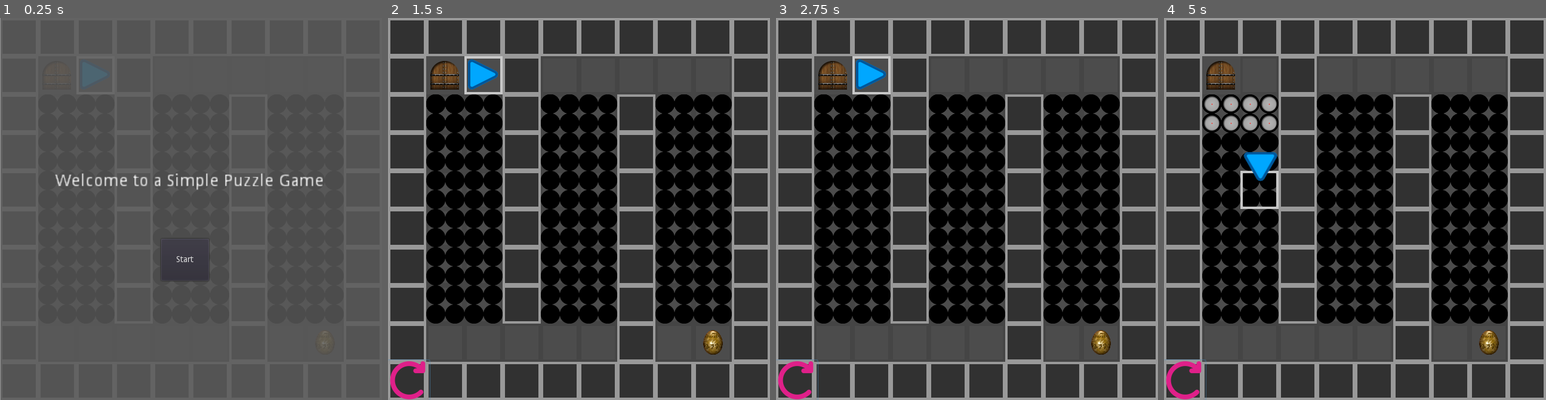
Above: before the commit, frames 1-4 (left to right).
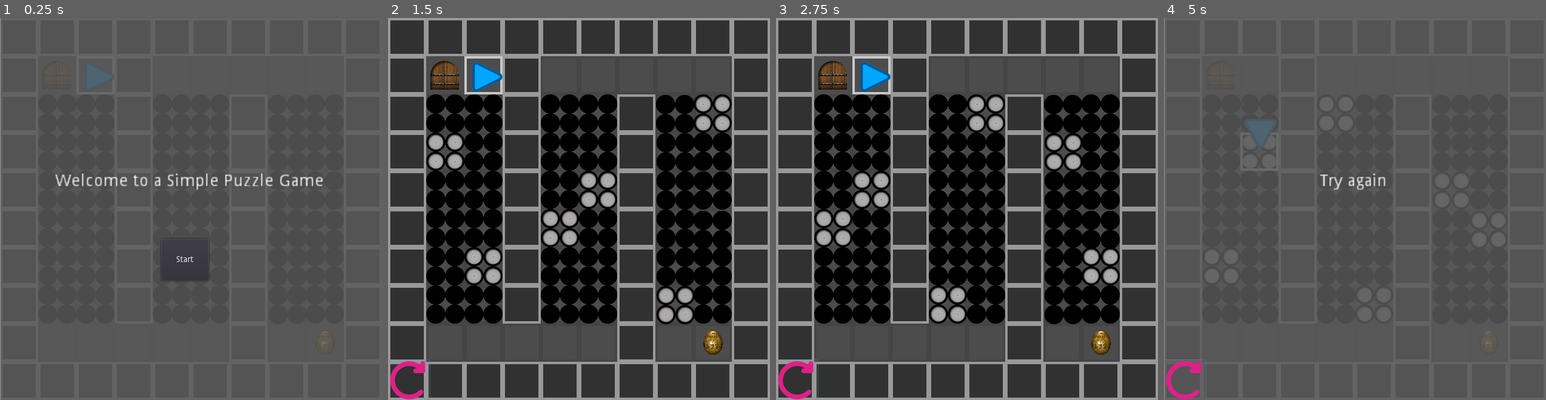
Above: after the commit, the same moments.

Repository: R4nKF1v3/minion2
Game: Godot game, scene res://Main.tscn
Two runs of this game, one before a commit and one after it. Both use one fixed random seed, a clock stepped at 60 frames per second and the inputs below.
Inputs (mouse positions are in pixels of both pictures, inside the frame that each line leads up to):
- Up to frame 1 (0.25 s): no input
- Up to frame 2 (1.5 s): click "Start" at 0.5 s; click (407, 380) at 1.25 s
- Up to frame 3 (2.75 s): click (795, 380) at 2 s
- Up to frame 4 (5 s): click (1183, 380) at 2.75 s; hold Right (ui_right) 3.53-4.28 s; hold Down (ui_down) from 4.28 s (still down)

The runs differ from the first frame. In frame 1, less than 0.1% of the frame differs, in the area x 21-30%, y 11-19%; in frame 2, 4.3%; in frame 3, 4.3%; in frame 4, 80%, in the area x 0-100%, y 0-100%.

Commit message:
level 1  y  5
level 1 modificado y 5 terminado

Diff:
--- a/Main.gd
+++ b/Main.gd
@@ -17,6 +17,7 @@
 	levels.push_back(preload("res://levels/Nivel02/Level02.tscn"))
 	levels.push_back(preload("res://levels/Nivel03/Level03.tscn"))
 	levels.push_back(preload("res://levels/Nivel04/Level04.tscn"))
+	levels.push_back(preload("res://levels/Nivel05/Level05.tscn"))
 	levels.push_back(preload("res://levels/EndCard/EndCard.tscn"))
 
 	current = levels.pop_front()
--- a/levels/Nivel01/Level01.tscn
+++ b/levels/Nivel01/Level01.tscn
@@ -8,7 +8,7 @@
 [ext_resource path="res://actors/player/Player.tscn" type="PackedScene" id=6]
 [ext_resource path="res://props/progress/WallOfFire/WallOfFire.tscn" type="PackedScene" id=7]
 
-[node name="Level01" index="0" instance=ExtResource( 1 )]
+[node name="Level01" instance=ExtResource( 1 )]
 
 [node name="Trophy" parent="Props" index="0" instance=ExtResource( 2 )]
 position = Vector2( 544, 544 )
@@ -18,348 +18,210 @@
 
 [node name="Node2D" type="Node2D" parent="Props" index="2"]
 
-[node name="FloorSpikes" parent="Props/Node2D" index="0" instance=ExtResource( 4 )]
-position = Vector2( 96, 160 )
-
-[node name="FloorSpikes2" parent="Props/Node2D" index="1" instance=ExtResource( 4 )]
-position = Vector2( 96, 160 )
-
-[node name="FloorSpikes3" parent="Props/Node2D" index="2" instance=ExtResource( 4 )]
+[node name="FloorSpikes3" parent="Props/Node2D" index="0" instance=ExtResource( 4 )]
 position = Vector2( 96, 160 )
 id = 1
 
-[node name="FloorSpikes4" parent="Props/Node2D" index="3" instance=ExtResource( 4 )]
-position = Vector2( 160, 160 )
+[node name="FloorSpikes4" parent="Props/Node2D" index="1" instance=ExtResource( 4 )]
+position = Vector2( 160, 480 )
 id = 1
 
-[node name="FloorSpikes5" parent="Props/Node2D" index="4" instance=ExtResource( 4 )]
+[node name="FloorSpikes5" parent="Props/Node2D" index="2" instance=ExtResource( 4 )]
 position = Vector2( 96, 224 )
 id = 2
 
-[node name="FloorSpikes6" parent="Props/Node2D" index="5" instance=ExtResource( 4 )]
-position = Vector2( 160, 224 )
+[node name="FloorSpikes6" parent="Props/Node2D" index="3" instance=ExtResource( 4 )]
+position = Vector2( 160, 416 )
 id = 2
 
-[node name="FloorSpikes7" parent="Props/Node2D" index="6" instance=ExtResource( 4 )]
+[node name="FloorSpikes7" parent="Props/Node2D" index="4" instance=ExtResource( 4 )]
 position = Vector2( 96, 288 )
 id = 3
 
-[node name="FloorSpikes8" parent="Props/Node2D" index="7" instance=ExtResource( 4 )]
-position = Vector2( 160, 288 )
+[node name="FloorSpikes8" parent="Props/Node2D" index="5" instance=ExtResource( 4 )]
+position = Vector2( 160, 352 )
 id = 3
 
-[node name="FloorSpikes9" parent="Props/Node2D" index="8" instance=ExtResource( 4 )]
+[node name="FloorSpikes9" parent="Props/Node2D" index="6" instance=ExtResource( 4 )]
 position = Vector2( 96, 352 )
 id = 4
 
-[node name="FloorSpikes10" parent="Props/Node2D" index="9" instance=ExtResource( 4 )]
-position = Vector2( 160, 352 )
+[node name="FloorSpikes10" parent="Props/Node2D" index="7" instance=ExtResource( 4 )]
+position = Vector2( 160, 288 )
 id = 4
 
-[node name="FloorSpikes11" parent="Props/Node2D" index="10" instance=ExtResource( 4 )]
+[node name="FloorSpikes11" parent="Props/Node2D" index="8" instance=ExtResource( 4 )]
 position = Vector2( 96, 416 )
 id = 5
 
-[node name="FloorSpikes12" parent="Props/Node2D" index="11" instance=ExtResource( 4 )]
-position = Vector2( 160, 416 )
+[node name="FloorSpikes12" parent="Props/Node2D" index="9" instance=ExtResource( 4 )]
+position = Vector2( 160, 224 )
 id = 5
 
-[node name="FloorSpikes13" parent="Props/Node2D" index="12" instance=ExtResource( 4 )]
+[node name="FloorSpikes13" parent="Props/Node2D" index="10" instance=ExtResource( 4 )]
 position = Vector2( 96, 480 )
 id = 6
 
-[node name="FloorSpikes14" parent="Props/Node2D" index="13" instance=ExtResource( 4 )]
-position = Vector2( 160, 480 )
+[node name="FloorSpikes14" parent="Props/Node2D" index="11" instance=ExtResource( 4 )]
+position = Vector2( 160, 160 )
 id = 6
 
-[node name="SequentialTrigger" parent="Props/Node2D" index="14" instance=ExtResource( 5 )]
-editor/display_folded = true
-position = Vector2( 96, 160 )
-elements_ids = [ 6, 0, 1, 2, 3, 4, 5 ]
+[node name="SequentialTrigger" parent="Props/Node2D" index="12" instance=ExtResource( 5 )]
+position = Vector2( 158.979, 97.4671 )
+elements_ids = [ 1, 2, 3, 4, 5, 6 ]
 toggle_ids = [ 1 ]
-delay_time = 0.4
+delay_time = 0.2
 
 [node name="Sprite" parent="Props/Node2D/SequentialTrigger" index="0"]
 visible = false
 
-[node name="SequentialTrigger2" parent="Props/Node2D" index="15" instance=ExtResource( 5 )]
-editor/display_folded = true
-position = Vector2( 160, 160 )
-elements_ids = [ 0, 1, 2, 3, 4, 5, 6 ]
-toggle_ids = [ 1 ]
-delay_time = 0.4
-
-[node name="Sprite" parent="Props/Node2D/SequentialTrigger2" index="0"]
-visible = false
-
-[node name="SequentialTrigger3" parent="Props/Node2D" index="16" instance=ExtResource( 5 )]
-editor/display_folded = true
-position = Vector2( 160, 480 )
-elements_ids = [ 0, 6, 5, 4, 3, 2, 1 ]
-id = 1
-toggle_ids = [ 0 ]
-delay_time = 0.4
-
-[node name="Sprite" parent="Props/Node2D/SequentialTrigger3" index="0"]
-visible = false
-
-[node name="SequentialTrigger4" parent="Props/Node2D" index="17" instance=ExtResource( 5 )]
-editor/display_folded = true
-position = Vector2( 96, 480 )
-elements_ids = [ 0, 6, 5, 4, 3, 2, 1 ]
-id = 1
-toggle_ids = [ 0 ]
-delay_time = 0.4
-
-[node name="Sprite" parent="Props/Node2D/SequentialTrigger4" index="0"]
-visible = false
+[node name="Area2D" parent="Props/Node2D/SequentialTrigger" index="1"]
+position = Vector2( 0, 0.101227 )
+
+[node name="CollisionShape2D" parent="Props/Node2D/SequentialTrigger/Area2D" index="0"]
+position = Vector2( -0.00419617, -0.0739441 )
 
 [node name="Node2D2" type="Node2D" parent="Props" index="3"]
 position = Vector2( 192, 0 )
-__meta__ = {
-"_edit_group_": true
-}
 
 [node name="FloorSpikes" parent="Props/Node2D2" index="0" instance=ExtResource( 4 )]
 position = Vector2( 96, 160 )
-id = 7
-
-[node name="FloorSpikes2" parent="Props/Node2D2" index="1" instance=ExtResource( 4 )]
-position = Vector2( 96, 160 )
-id = 7
-
-[node name="FloorSpikes3" parent="Props/Node2D2" index="2" instance=ExtResource( 4 )]
-position = Vector2( 96, 160 )
 id = 8
 
-[node name="FloorSpikes4" parent="Props/Node2D2" index="3" instance=ExtResource( 4 )]
-position = Vector2( 160, 160 )
+[node name="FloorSpikes4" parent="Props/Node2D2" index="1" instance=ExtResource( 4 )]
+position = Vector2( 160, 480 )
 id = 8
 
-[node name="FloorSpikes5" parent="Props/Node2D2" index="4" instance=ExtResource( 4 )]
+[node name="FloorSpikes5" parent="Props/Node2D2" index="2" instance=ExtResource( 4 )]
 position = Vector2( 96, 224 )
 id = 9
 
-[node name="FloorSpikes6" parent="Props/Node2D2" index="5" instance=ExtResource( 4 )]
-position = Vector2( 160, 224 )
+[node name="FloorSpikes6" parent="Props/Node2D2" index="3" instance=ExtResource( 4 )]
+position = Vector2( 160, 416 )
 id = 9
 
-[node name="FloorSpikes7" parent="Props/Node2D2" index="6" instance=ExtResource( 4 )]
+[node name="FloorSpikes7" parent="Props/Node2D2" index="4" instance=ExtResource( 4 )]
 position = Vector2( 96, 288 )
 id = 10
 
-[node name="FloorSpikes8" parent="Props/Node2D2" index="7" instance=ExtResource( 4 )]
-position = Vector2( 160, 288 )
+[node name="FloorSpikes8" parent="Props/Node2D2" index="5" instance=ExtResource( 4 )]
+position = Vector2( 160, 352 )
 id = 10
 
-[node name="FloorSpikes9" parent="Props/Node2D2" index="8" instance=ExtResource( 4 )]
+[node name="FloorSpikes9" parent="Props/Node2D2" index="6" instance=ExtResource( 4 )]
 position = Vector2( 96, 352 )
 id = 11
 
-[node name="FloorSpikes10" parent="Props/Node2D2" index="9" instance=ExtResource( 4 )]
-position = Vector2( 160, 352 )
+[node name="FloorSpikes10" parent="Props/Node2D2" index="7" instance=ExtResource( 4 )]
+position = Vector2( 160, 288 )
 id = 11
 
-[node name="FloorSpikes11" parent="Props/Node2D2" index="10" instance=ExtResource( 4 )]
+[node name="FloorSpikes11" parent="Props/Node2D2" index="8" instance=ExtResource( 4 )]
 position = Vector2( 96, 416 )
 id = 12
 
-[node name="FloorSpikes12" parent="Props/Node2D2" index="11" instance=ExtResource( 4 )]
-position = Vector2( 160, 416 )
+[node name="FloorSpikes12" parent="Props/Node2D2" index="9" instance=ExtResource( 4 )]
+position = Vector2( 160, 224 )
 id = 12
 
-[node name="FloorSpikes13" parent="Props/Node2D2" index="12" instance=ExtResource( 4 )]
+[node name="FloorSpikes13" parent="Props/Node2D2" index="10" instance=ExtResource( 4 )]
 position = Vector2( 96, 480 )
 id = 13
 
-[node name="FloorSpikes14" parent="Props/Node2D2" index="13" instance=ExtResource( 4 )]
-position = Vector2( 160, 480 )
+[node name="FloorSpikes14" parent="Props/Node2D2" index="11" instance=ExtResource( 4 )]
+position = Vector2( 160, 160 )
 id = 13
 
-[node name="SequentialTrigger" parent="Props/Node2D2" index="14" instance=ExtResource( 5 )]
+[node name="SequentialTrigger" parent="Props/Node2D2" index="12" instance=ExtResource( 5 )]
 editor/display_folded = true
-position = Vector2( 96, 160 )
-elements_ids = [ 13, 7, 8, 9, 10, 11, 12 ]
+position = Vector2( -32.1299, 97.3748 )
+elements_ids = [ 10, 11, 12, 13, 8, 9 ]
 id = 2
 toggle_ids = [ 3 ]
-delay_time = 0.4
+delay_time = 0.2
 
 [node name="Sprite" parent="Props/Node2D2/SequentialTrigger" index="0"]
 visible = false
 
-[node name="SequentialTrigger2" parent="Props/Node2D2" index="15" instance=ExtResource( 5 )]
+[node name="CollisionShape2D" parent="Props/Node2D2/SequentialTrigger/Area2D" index="0"]
+position = Vector2( -0.0631409, -0.0786743 )
+
+[node name="Node2D3" type="Node2D" parent="Props" index="4"]
+position = Vector2( 385.715, 0.857361 )
+
+[node name="FloorSpikes" parent="Props/Node2D3" index="0" instance=ExtResource( 4 )]
+position = Vector2( 95.1426, 160 )
+id = 14
+
+[node name="FloorSpikes4" parent="Props/Node2D3" index="1" instance=ExtResource( 4 )]
+position = Vector2( 158.285, 479.143 )
+id = 14
+
+[node name="FloorSpikes5" parent="Props/Node2D3" index="2" instance=ExtResource( 4 )]
+position = Vector2( 96, 224 )
+id = 15
+
+[node name="FloorSpikes6" parent="Props/Node2D3" index="3" instance=ExtResource( 4 )]
+position = Vector2( 158.285, 415.143 )
+id = 15
+
+[node name="FloorSpikes7" parent="Props/Node2D3" index="4" instance=ExtResource( 4 )]
+position = Vector2( 96, 288 )
+id = 16
+
+[node name="FloorSpikes8" parent="Props/Node2D3" index="5" instance=ExtResource( 4 )]
+position = Vector2( 158.285, 354.018 )
+id = 16
+
+[node name="FloorSpikes9" parent="Props/Node2D3" index="6" instance=ExtResource( 4 )]
+position = Vector2( 96, 352 )
+id = 17
+
+[node name="FloorSpikes10" parent="Props/Node2D3" index="7" instance=ExtResource( 4 )]
+position = Vector2( 158.285, 288 )
+id = 17
+
+[node name="FloorSpikes11" parent="Props/Node2D3" index="8" instance=ExtResource( 4 )]
+position = Vector2( 96, 416 )
+id = 18
+
+[node name="FloorSpikes12" parent="Props/Node2D3" index="9" instance=ExtResource( 4 )]
+position = Vector2( 158.285, 223.143 )
+id = 18
+
+[node name="FloorSpikes13" parent="Props/Node2D3" index="10" instance=ExtResource( 4 )]
+position = Vector2( 96, 480 )
+id = 19
+
+[node name="FloorSpikes14" parent="Props/Node2D3" index="11" instance=ExtResource( 4 )]
+position = Vector2( 158.285, 159.143 )
+id = 19
+
+[node name="SequentialTrigger" parent="Props/Node2D3" index="12" instance=ExtResource( 5 )]
 editor/display_folded = true
-position = Vector2( 160, 160 )
-elements_ids = [ 13, 7, 8, 9, 10, 11, 12 ]
-id = 2
-toggle_ids = [ 3 ]
-delay_time = 0.4
-
-[node name="Sprite" parent="Props/Node2D2/SequentialTrigger2" index="0"]
-visible = false
-
-[node name="SequentialTrigger3" parent="Props/Node2D2" index="16" instance=ExtResource( 5 )]
-editor/display_folded = true
-position = Vector2( 160, 480 )
-elements_ids = [ 7, 13, 12, 11, 10, 9, 8 ]
-id = 3
-toggle_ids = [ 2 ]
-delay_time = 0.4
-
-[node name="Sprite" parent="Props/Node2D2/SequentialTrigger3" index="0"]
-visible = false
-
-[node name="SequentialTrigger4" parent="Props/Node2D2" index="17" instance=ExtResource( 5 )]
-editor/display_folded = true
-position = Vector2( 96, 480 )
-elements_ids = [ 7, 13, 12, 11, 10, 9, 8 ]
-id = 3
-toggle_ids = [ 2 ]
-delay_time = 0.4
-
-[node name="Sprite" parent="Props/Node2D2/SequentialTrigger4" index="0"]
-visible = false
-
-[node name="Node2D3" type="Node2D" parent="Props" index="4"]
-position = Vector2( 384, 0 )
-__meta__ = {
-"_edit_group_": true
-}
-
-[node name="FloorSpikes" parent="Props/Node2D3" index="0" instance=ExtResource( 4 )]
-position = Vector2( 96, 160 )
-id = 14
-
-[node name="FloorSpikes2" parent="Props/Node2D3" index="1" instance=ExtResource( 4 )]
-position = Vector2( 96, 160 )
-id = 14
-
-[node name="FloorSpikes3" parent="Props/Node2D3" index="2" instance=ExtResource( 4 )]
-position = Vector2( 96, 160 )
-id = 15
-
-[node name="FloorSpikes4" parent="Props/Node2D3" index="3" instance=ExtResource( 4 )]
-position = Vector2( 160, 160 )
-id = 15
-
-[node name="FloorSpikes5" parent="Props/Node2D3" index="4" instance=ExtResource( 4 )]
-position = Vector2( 96, 224 )
-id = 16
-
-[node name="FloorSpikes6" parent="Props/Node2D3" index="5" instance=ExtResource( 4 )]
-position = Vector2( 160, 224 )
-id = 16
-
-[node name="FloorSpikes7" parent="Props/Node2D3" index="6" instance=ExtResource( 4 )]
-position = Vector2( 96, 288 )
-id = 17
-
-[node name="FloorSpikes8" parent="Props/Node2D3" index="7" instance=ExtResource( 4 )]
-position = Vector2( 160, 288 )
-id = 17
-
-[node name="FloorSpikes9" parent="Props/Node2D3" index="8" instance=ExtResource( 4 )]
-position = Vector2( 96, 352 )
-id = 18
-
-[node name="FloorSpikes10" parent="Props/Node2D3" index="9" instance=ExtResource( 4 )]
-position = Vector2( 160, 352 )
-id = 18
-
-[node name="FloorSpikes11" parent="Props/Node2D3" index="10" instance=ExtResource( 4 )]
-position = Vector2( 96, 416 )
-id = 19
-
-[node name="FloorSpikes12" parent="Props/Node2D3" index="11" instance=ExtResource( 4 )]
-position = Vector2( 160, 416 )
-id = 19
-
-[node name="FloorSpikes13" parent="Props/Node2D3" index="12" instance=ExtResource( 4 )]
-position = Vector2( 96, 480 )
-id = 20
-
-[node name="FloorSpikes14" parent="Props/Node2D3" index="13" instance=ExtResource( 4 )]
-position = Vector2( 160, 480 )
-id = 20
-
-[node name="SequentialTrigger" parent="Props/Node2D3" index="14" instance=ExtResource( 5 )]
-editor/display_folded = true
-position = Vector2( 96, 160 )
-elements_ids = [ 20, 14, 15, 16, 17, 18, 19 ]
+position = Vector2( -226.373, 94.8395 )
+elements_ids = [ 18, 19, 14, 15, 16, 17 ]
 id = 4
-toggle_ids = [ 5 ]
-delay_time = 0.4
+delay_time = 0.2
 
 [node name="Sprite" parent="Props/Node2D3/SequentialTrigger" index="0"]
 visible = false
 
-[node name="SequentialTrigger2" parent="Props/Node2D3" index="15" instance=ExtResource( 5 )]
-editor/display_folded = true
-position = Vector2( 160, 160 )
-elements_ids = [ 20, 14, 15, 16, 17, 18, 19 ]
-id = 4
-toggle_ids = [ 5 ]
-delay_time = 0.4
-
-[node name="Sprite" parent="Props/Node2D3/SequentialTrigger2" index="0"]
-visible = false
-
-[node name="SequentialTrigger3" parent="Props/Node2D3" index="16" instance=ExtResource( 5 )]
-editor/display_folded = true
-position = Vector2( 160, 480 )
-elements_ids = [ 14, 20, 19, 18, 17, 16, 15 ]
-id = 5
-toggle_ids = [ 4 ]
-delay_time = 0.4
-
-[node name="Sprite" parent="Props/Node2D3/SequentialTrigger3" index="0"]
-visible = false
-
-[node name="SequentialTrigger4" parent="Props/Node2D3" index="17" instance=ExtResource( 5 )]
-position = Vector2( 96, 480 )
-elements_ids = [ 14, 20, 19, 18, 17, 16, 15 ]
-id = 5
-toggle_ids = [ 4 ]
-delay_time = 0.4
-
-[node name="Sprite" parent="Props/Node2D3/SequentialTrigger4" index="0"]
-visible = false
-
 [node name="Grid" parent="." index="2"]
-editor/display_folded = true
 tile_data = PoolIntArray( 0, 1, 0, 1, 1, 0, 2, 1, 0, 3, 1, 0, 4, 1, 0, 5, 1, 0, 6, 1, 0, 7, 1, 0, 8, 1, 0, 9, 1, 0, 655 …(554 unchanged characters)…
 
 [node name="Player" parent="Grid" index="0" instance=ExtResource( 6 )]
-position = Vector2( 160, 96 )
+position = Vector2( 167.513, 100.144 )
 
 [node name="AboveProps" parent="." index="3"]
-editor/display_folded = true
 position = Vector2( 0, 64 )
 
 [node name="WallOfFire" parent="AboveProps" index="0" instance=ExtResource( 7 )]
 position = Vector2( 704, -49 )
-speed = 60
+speed = 45
 
 [editable path="Props/Node2D/SequentialTrigger"]
 
-[editable path="Props/Node2D/SequentialTrigger2"]
-
-[editable path="Props/Node2D/SequentialTrigger3"]
-
-[editable path="Props/Node2D/SequentialTrigger4"]
-
 [editable path="Props/Node2D2/SequentialTrigger"]
 
-[editable path="Props/Node2D2/SequentialTrigger2"]
-
-[editable path="Props/Node2D2/SequentialTrigger3"]
-
-[editable path="Props/Node2D2/SequentialTrigger4"]
-
 [editable path="Props/Node2D3/SequentialTrigger"]
-
-[editable path="Props/Node2D3/SequentialTrigger2"]
-
-[editable path="Props/Node2D3/SequentialTrigger3"]
-
-[editable path="Props/Node2D3/SequentialTrigger4"]
--- a/levels/Nivel05/Level05.tscn
+++ b/levels/Nivel05/Level05.tscn
@@ -9,6 +9,7 @@
 [ext_resource path="res://actors/player/Player.tscn" type="PackedScene" id=7]
 [ext_resource path="res://actors/box/Box.tscn" type="PackedScene" id=8]
 [ext_resource path="res://props/receivers/WallToggler/WallToggler.tscn" type="PackedScene" id=9]
+[ext_resource path="res://props/progress/WallOfFire/WallOfFire.tscn" type="PackedScene" id=10]
 
 [node name="Level05" index="0" instance=ExtResource( 1 )]
 
@@ -75,68 +76,90 @@
 
 [node name="FloorSpikes16" parent="Props/Clavos" index="15" instance=ExtResource( 3 )]
 position = Vector2( 224, 96 )
-id = 2
 
 [node name="FloorSpikes17" parent="Props/Clavos" index="16" instance=ExtResource( 3 )]
 position = Vector2( 160, 96 )
-
-[node name="FloorSpikes19" parent="Props/Clavos" index="17" instance=ExtResource( 3 )]
-position = Vector2( 480, 416 )
+id = 2
 
 [node name="SequentialTrigger" parent="Props" index="2" instance=ExtResource( 4 )]
 editor/display_folded = true
-position = Vector2( 96, 480 )
-elements_ids = [ 0, 1, 2 ]
+position = Vector2( 96, 544 )
+elements_ids = [ 1, 2, 0 ]
+id = 31
+toggle_ids = [ 32 ]
+delay_time = 0.5
 
 [node name="Sprite" parent="Props/SequentialTrigger" index="0"]
 visible = false
 
 [node name="SequentialTrigger2" parent="Props" index="3" instance=ExtResource( 4 )]
 editor/display_folded = true
+position = Vector2( 160, 96 )
+elements_ids = [ 0, 1, 2 ]
+id = 31
+toggle_ids = [ 32 ]
+delay_time = 0.5
+
+[node name="Sprite" parent="Props/SequentialTrigger2" index="0"]
 visible = false
-position = Vector2( 96, 96 )
-elements_ids = [ 0, 1, 2 ]
-
-[node name="SequentialTrigger3" parent="Props" index="4" instance=ExtResource( 4 )]
-editor/display_folded = true
-position = Vector2( 480, 416 )
-elements_ids = [ 2, 1, 0 ]
-
-[node name="Sprite" parent="Props/SequentialTrigger3" index="0"]
+
+[node name="SequentialTrigger5" parent="Props" index="4" instance=ExtResource( 4 )]
+editor/display_folded = true
+position = Vector2( 480, 160 )
+elements_ids = [ 0, 2, 1 ]
+id = 32
+toggle_ids = [ 31 ]
+delay_time = 0.5
+
+[node name="Sprite" parent="Props/SequentialTrigger5" index="0"]
 visible = false
 
-[node name="SequentialTrigger4" parent="Props" index="5" instance=ExtResource( 4 )]
-editor/display_folded = true
-position = Vector2( 480, 160 )
-elements_ids = [ 2, 1, 0 ]
-
-[node name="Sprite" parent="Props/SequentialTrigger4" index="0"]
-visible = false
-
-[node name="Trophy" parent="Props" index="6" instance=ExtResource( 5 )]
+[node name="Trophy" parent="Props" index="5" instance=ExtResource( 5 )]
 position = Vector2( 416, 96 )
 
-[node name="HoldingButton" parent="Props" index="7" instance=ExtResource( 6 )]
+[node name="HoldingButton" parent="Props" index="6" instance=ExtResource( 6 )]
 position = Vector2( 544, 96 )
-
-[node name="HoldingButton2" parent="Props" index="8" instance=ExtResource( 6 )]
+elements_ids = [ 10 ]
+
+[node name="HoldingButton2" parent="Props" index="7" instance=ExtResource( 6 )]
 position = Vector2( 416, 544 )
-
-[node name="HoldingButton3" parent="Props" index="9" instance=ExtResource( 6 )]
+elements_ids = [ 17 ]
+
+[node name="HoldingButton3" parent="Props" index="8" instance=ExtResource( 6 )]
 position = Vector2( 352, 544 )
-
-[node name="HoldingButton4" parent="Props" index="10" instance=ExtResource( 6 )]
+elements_ids = [ 19 ]
+
+[node name="HoldingButton4" parent="Props" index="9" instance=ExtResource( 6 )]
 position = Vector2( 224, 544 )
-
-[node name="HoldingButton5" parent="Props" index="11" instance=ExtResource( 6 )]
+elements_ids = [ 15, 19 ]
+
+[node name="HoldingButton5" parent="Props" index="10" instance=ExtResource( 6 )]
 position = Vector2( 96, 224 )
-
-[node name="HoldingButton6" parent="Props" index="12" instance=ExtResource( 6 )]
+elements_ids = [ 10, 18 ]
+
+[node name="HoldingButton6" parent="Props" index="11" instance=ExtResource( 6 )]
 position = Vector2( 352, 224 )
+elements_ids = [ 14, 19 ]
+
+[node name="HoldingButton7" parent="Props" index="12" instance=ExtResource( 6 )]
+position = Vector2( 544, 352 )
+elements_ids = [ 15 ]
+
+[node name="HoldingButton8" parent="Props" index="13" instance=ExtResource( 6 )]
+position = Vector2( 544, 544 )
+elements_ids = [ 18 ]
+
+[node name="HoldingButton9" parent="Props" index="14" instance=ExtResource( 6 )]
+position = Vector2( 544, 480 )
+elements_ids = [ 18, 10 ]
+
+[node name="HoldingButton10" parent="Props" index="15" instance=ExtResource( 6 )]
+position = Vector2( 352, 160 )
+elements_ids = [ 17 ]
 
 [node name="Grid" parent="." index="2"]
 editor/display_folded = true
-tile_data = PoolIntArray( 0, 1, 0, 1, 1, 0, 2, 1, 0, 3, 1, 0 …(114 unchanged characters)… , 1, 0, 131074, 1, 0, 131076, 1, 0, 131077, 1, 0, 131080, 1, 0, 131081, 1, 0, 196608, 1, 0, 196610, 1, 0, 196612, 1, 0, 1966 …(514 unchanged characters)…
+tile_data = PoolIntArray( 0, 1, 0, 1, 1, 0, 2, 1, 0, 3, 1, 0 …(114 unchanged characters)… , 1, 0, 131074, 1, 0, 131076, 1, 0, 131080, 1, 0, 131081, 1, 0, 196608, 1, 0, 196609, 1, 0, 196610, 1, 0, 196612, 1, 0, 1966 …(514 unchanged characters)…
 
 [node name="Player" parent="Grid" index="0" instance=ExtResource( 7 )]
 position = Vector2( 96, 544 )
@@ -156,8 +179,17 @@
 [node name="Box5" parent="Grid" index="5" instance=ExtResource( 8 )]
 position = Vector2( 480, 544 )
 
-[node name="AboveProps" parent="." index="3"]
-editor/display_folded = true
+[node name="Box6" parent="Grid" index="6" instance=ExtResource( 8 )]
+position = Vector2( 480, 352 )
+
+[node name="Box7" parent="Grid" index="7" instance=ExtResource( 8 )]
+position = Vector2( 480, 96 )
+
+[node name="Box8" parent="Grid" index="8" instance=ExtResource( 8 )]
+position = Vector2( 480, 416 )
+
+[node name="Box9" parent="Grid" index="9" instance=ExtResource( 8 )]
+position = Vector2( 416, 160 )
 
 [node name="WallToggler10" parent="AboveProps" index="0" instance=ExtResource( 9 )]
 position = Vector2( 416, 480 )
@@ -188,13 +220,23 @@
 id = 16
 
 [node name="WallToggler17" parent="AboveProps" index="7" instance=ExtResource( 9 )]
-position = Vector2( 416, 544 )
+position = Vector2( 96, 352 )
 id = 17
 
+[node name="WallToggler18" parent="AboveProps" index="8" instance=ExtResource( 9 )]
+position = Vector2( 288, 480 )
+id = 18
+
+[node name="WallToggler19" parent="AboveProps" index="9" instance=ExtResource( 9 )]
+position = Vector2( 288, 352 )
+id = 19
+
+[node name="WallOfFire" parent="AboveProps" index="10" instance=ExtResource( 10 )]
+position = Vector2( 704, 0 )
+speed = 6
+
 [editable path="Props/SequentialTrigger"]
 
 [editable path="Props/SequentialTrigger2"]
 
-[editable path="Props/SequentialTrigger3"]
-
-[editable path="Props/SequentialTrigger4"]
+[editable path="Props/SequentialTrigger5"]
Not shown: 2 places in levels/Nivel05/Level05.tscn that only renumber resources
